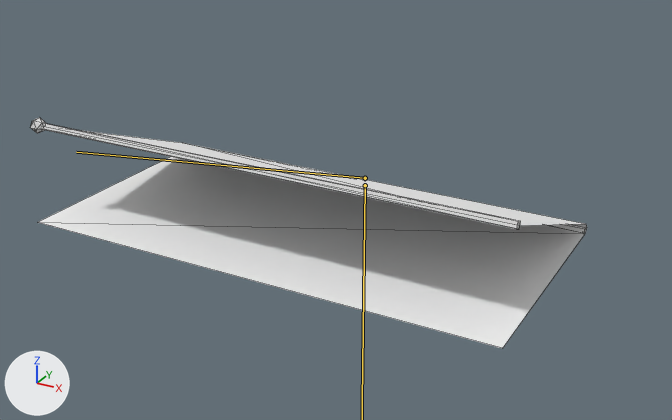
An edit to the glTF model Import/Paper/Crane/Fox_2_Correct.glb, drawn before and after from the same camera.
The view is the same before and after, from a 50 mm camera at (0.948, -1.87, 0.854) aimed at (-0.031, -0.091, -0.035). The lights are fixed; the arrows at lower left show +X, +Y and +Z. Both versions are drawn at frame 0 of the action 'Fox_Paper_2_Correct_Creased'; the numbers are the values there. The bones that bend it are drawn over the model as lines. Mesh edges are drawn as thin lines.

Objects in the first picture: 'Fox_Corner_2_Correct', 'Fox_Crease_2_Correct', 'Fox_Edge_2_Correct', 'Fox_Paper_2_Correct'.
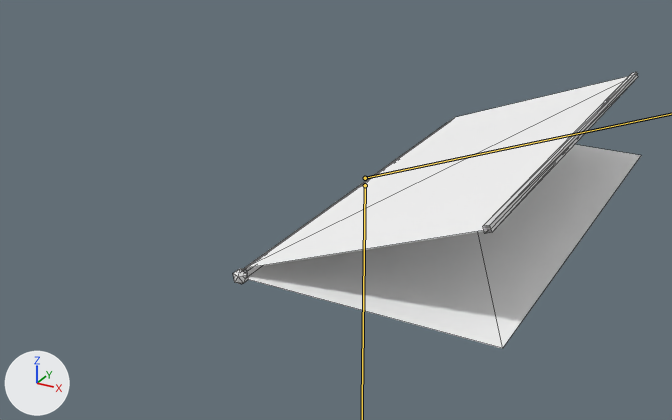
What the commit changed:
Object 'Fox_Armature_2_Correct' (bone_rig_object) turns from (0, 0, -90) to (0, 0, 0) degrees about its own x, y and z.

Changed parts and their boxes [x1, y1, x2, y2] in the pictures (672 x 420 px):
'Fox_Paper_2_Correct', posed (27% narrower, 25% taller): before [38, 130, 587, 348]; after [242, 75, 641, 348]
'Fox_Edge_2_Correct', posed (68% narrower, 52% taller): before [42, 123, 521, 229]; after [483, 72, 638, 234]
'Fox_Corner_2_Correct', posed: before [31, 117, 46, 133]; after [233, 269, 248, 284]
'Fox_Crease_2_Correct', posed: before [562, 225, 585, 235]; after [243, 122, 448, 272]
